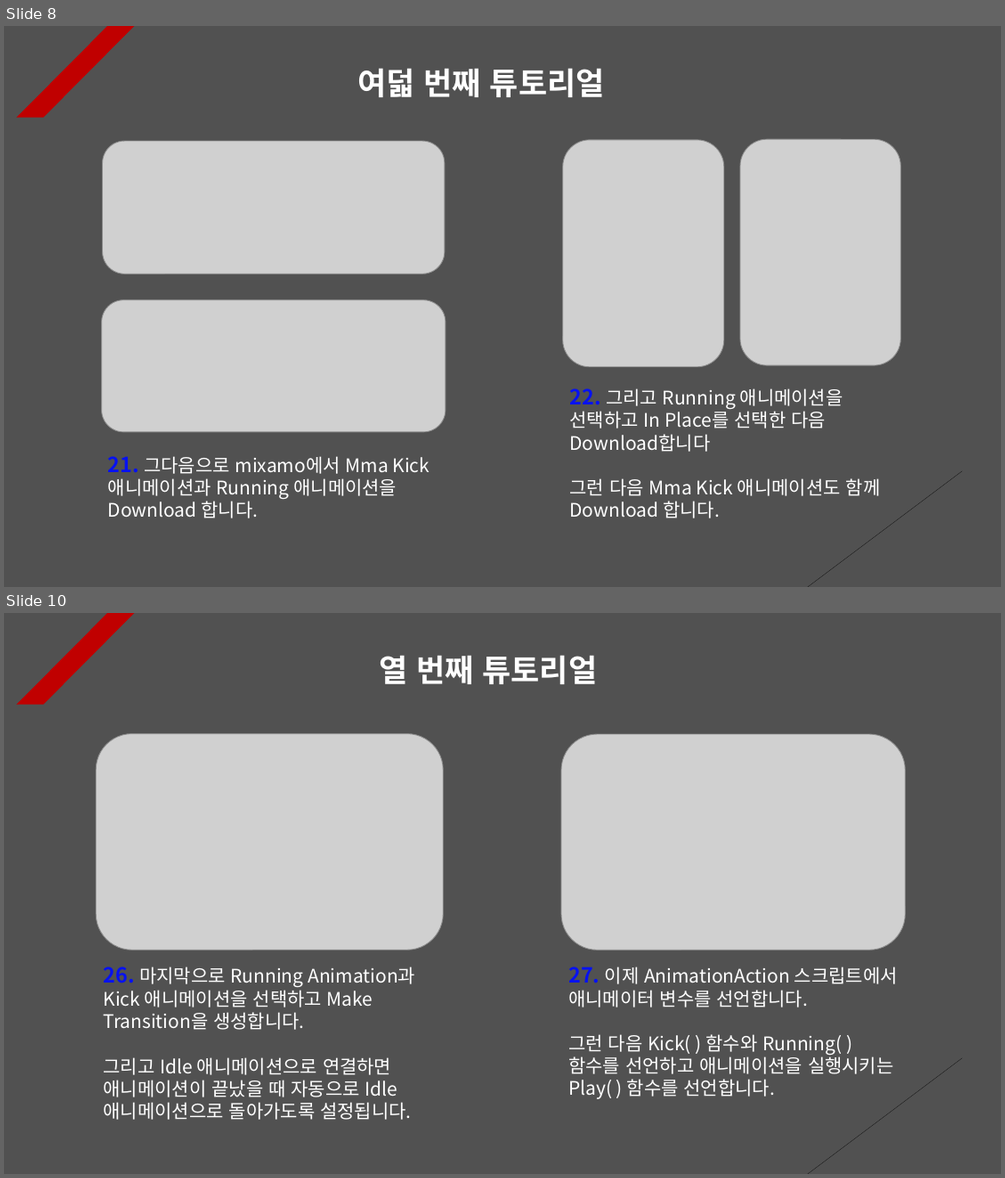
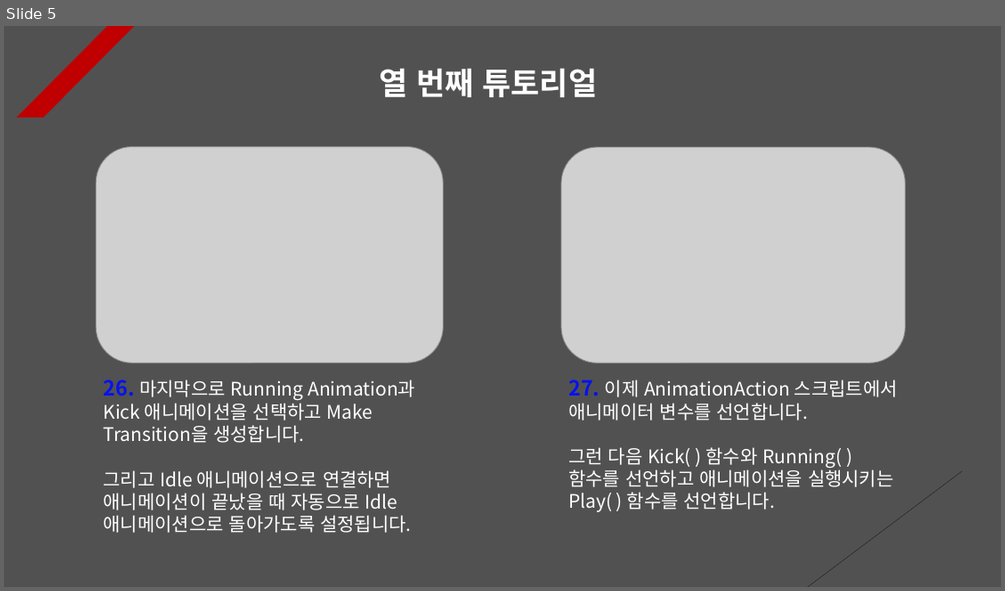
Before and after one commit to Unity2033/3D-UnityEngine, a slide deck: Assets/Animator Controller/PPT Data/Animator Controller Example.pptx. Shown one above the other, each under a label of ours: slides 8 and 10 before the commit, slide 5 after it; the slides between them are not shown. The pictures are 1005x1178 and 1005x591 pixels, drawn with LibreOffice and Linux fonts; fonts in the diff are those of the drawing; grey boxes stand for pictures. Boxes give left, top, right and bottom in pixels: in the first picture for what was removed or moved away, otherwise in the second. Text is boxed around its words. In the diff, an @@ line names an element or a change of style, - is before the commit and + after.

```diff
--- a/Assets/Animator Controller/PPT Data/Animator Controller Example.pptx
+++ b/Assets/Animator Controller/PPT Data/Animator Controller Example.pptx
@@ slide 8 removed at bbox=[4, 26, 1001, 587], background #515151; not listed: 2 template elements that a slide beside it also shows @@
@@ text removed at bbox=[358, 68, 605, 97] @@
-여덟 번째 튜토리얼
@@ picture removed at bbox=[103, 141, 445, 274] @@
@@ picture removed at bbox=[563, 140, 724, 366] @@
@@ picture removed at bbox=[741, 139, 901, 365] @@
@@ picture removed at bbox=[102, 300, 446, 431] @@
@@ text removed at bbox=[570, 388, 881, 518] @@
-22. 그리고 Running 애니메이션을 선택하고 In Place를 선택한 다음 Download합니다
-그런 다음 Mma Kick 애니메이션도 함께 Download 합니다.
@@ text removed at bbox=[108, 456, 430, 518] @@
-21. 그다음으로 mixamo에서 Mma Kick 애니메이션과 Running 애니메이션을 Download 합니다.
@@ what was slide 10 is now slide 5 @@
```
Also in this commit, not shown: 3 slides changed, 1 slide added, 5 other slides removed, 27 other files.
